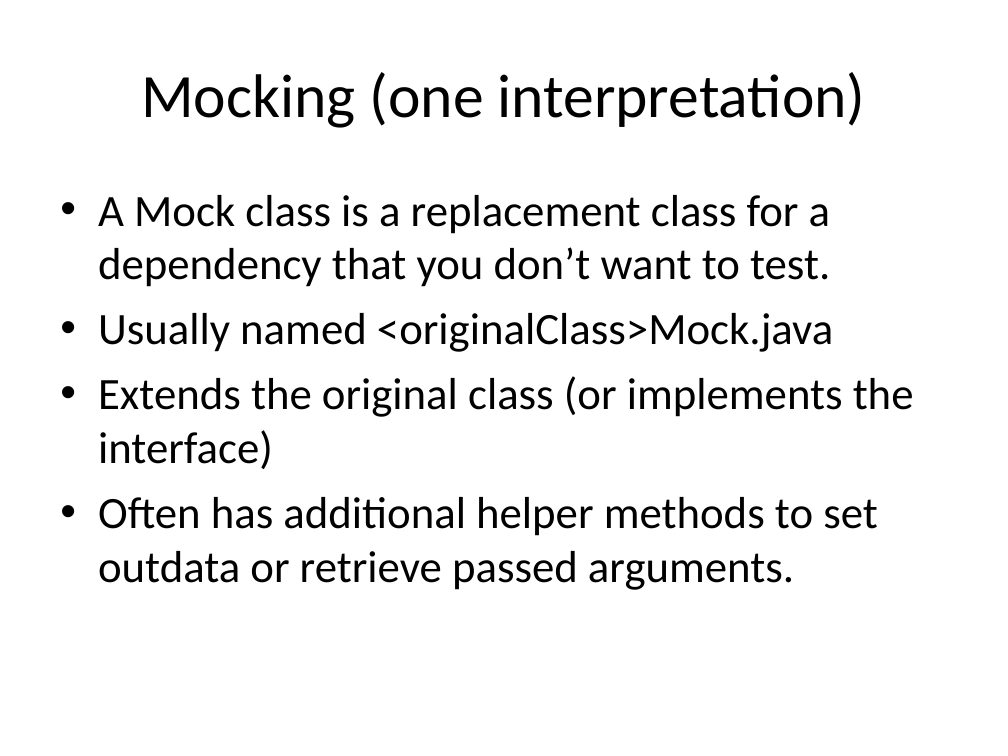
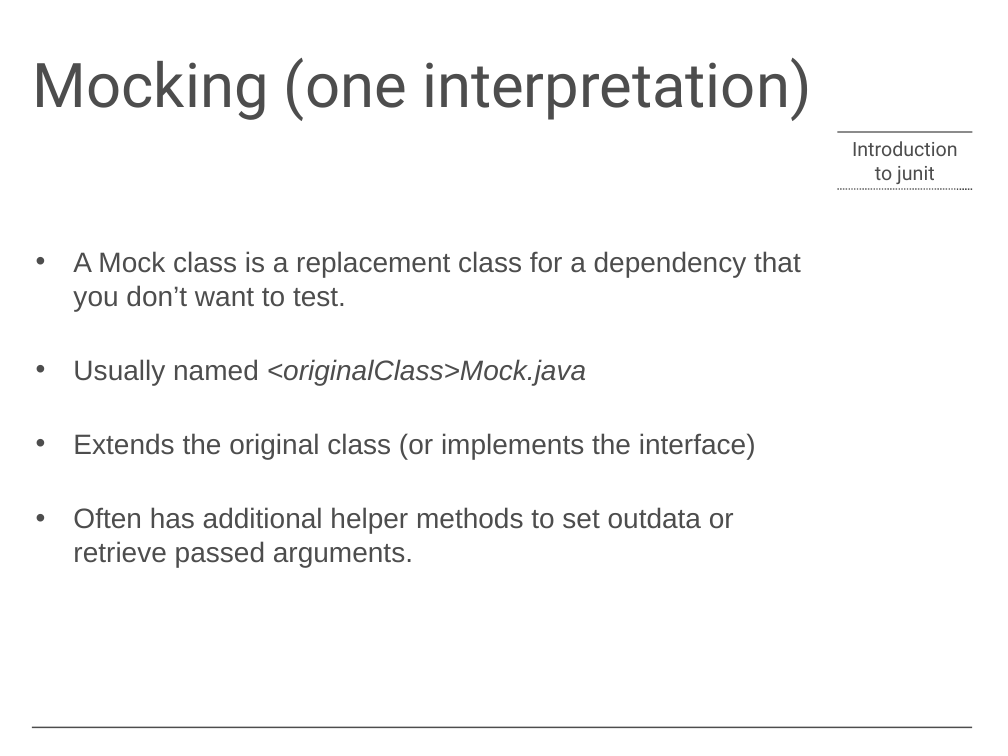
Before and after one commit to keppil/junit-demo, a slide deck: slide 8 of slides/Introduction to Junit.ppt. Drawn at 1008x756 pixels with LibreOffice and Linux fonts; fonts in the diff are those of the drawing; background and template pictures are left out. Boxes give left, top, right and bottom in pixels: in the first picture for what was removed or moved away, otherwise in the second. Text is boxed around its words. In the diff, an @@ line names an element or a change of style, - is before the commit and + after.

```diff
--- a/slides/Introduction to Junit.ppt
+++ b/slides/Introduction to Junit.ppt
@@ title "Mocking (one interpretation)" moved from (x1=141, y1=72, x2=866, y2=128) to (x1=33, y1=58, x2=811, y2=121) @@
@@ title "Mocking (one interpretation)" at (x1=33, y1=58, x2=811, y2=121): font Calibri to Roboto, text colour #000000 to #4D4D4D; alignment centre to left; line spacing 1 to 0.7; vertical alignment middle to bottom @@
@@ line added from (838, 132) to (973, 132), #4D4D4D 0.99 pt @@
@@ text added at (x1=852, y1=141, x2=958, y2=184), 14 pt, text #4D4D4D @@
+Introduction to junit
@@ text "A Mock class is a ..." moved from (x1=98, y1=195, x2=914, y2=590) to (x1=73, y1=251, x2=801, y2=567) @@
@@ text "A Mock class is a ..." at (x1=73, y1=251, x2=801, y2=567): size 32 to 20 pt, font Calibri to Arial, text colour #000000 to #4D4D4D; italic on in "<originalClass>Mock.java"; less space between paragraphs; bullet colour #000000 to #4D4D4D @@
@@ line added from (838, 190) to (973, 190), #4D4D4D 0.99 pt dashed @@
@@ line added from (973, 728) to (32, 728), #4D4D4D 0.99 pt @@
```
Also in this commit, not shown: 7 other slides changed.
